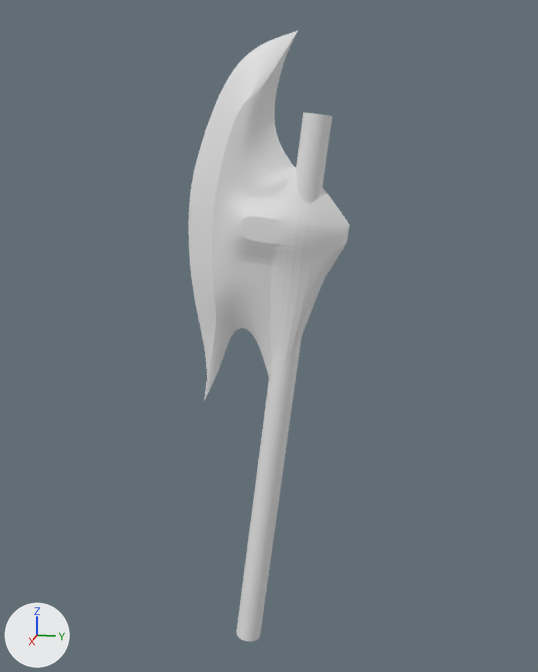
An edit to the Blender file Assets/Blends/axe_new.blend, drawn before and after from the same camera.
One viewpoint serves both versions: a 50 mm lens placed at (4.61, 1.06, 3.32), pointed at (-0.05, 0.13, 2.16). Every picture has the same lights, and +X, +Y and +Z are marked at lower left.

Names of what the first picture shows: 'Axe Head', 'Cylinder'.
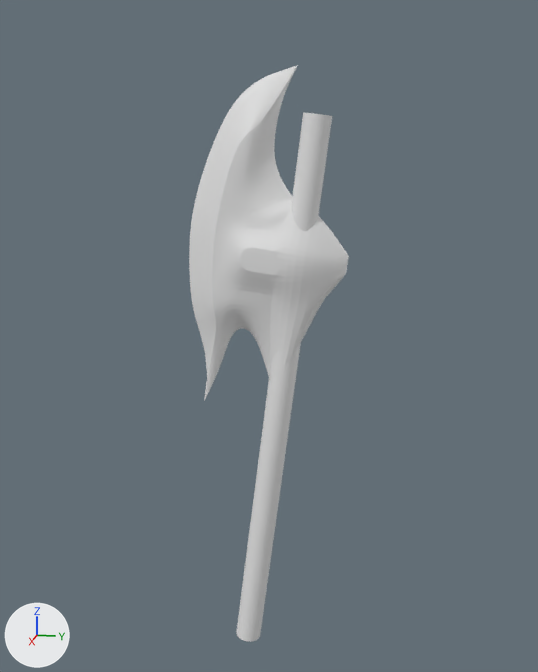
The change, as JSON lines over the scene's bpy script:
```json
{"block": "me_sphere", "where": "# used by ob_axe_head; location = (0.0, 0.0, 0.0); rotation_euler = (0.124, 0.0, -3.142), in degrees (7.1, 0, -180)"}
{"op": "remove", "block": "me_sphere", "code": "me_sphere.from_pydata(...)  # 82 vertices, 65 faces; spans x 0.0..0.17, y -0.27..0.76, z 1.64..4.03"}
{"op": "add", "block": "me_sphere", "code": "me_sphere.from_pydata(...)  # 82 vertices, 65 faces; spans x 0.0..0.17, y -0.3..0.73, z 1.64..3.84"}
{"block": "me_sphere", "change": "me_sphere part 1: 72 of 82 vertices moved; they spanned x 0.0..0.17, y -0.27..0.76, z 2.17..4.03 and now span x 0.0..0.17, y -0.3..0.73, z 2.13..3.84; mean shift (0.0, -0.02, -0.18); largest move (0.0, 0.36, 3.96) -> (0.0, 0.33, 3.77)"}
```

Changed parts and their boxes (x1, y1, x2, y2) in the pictures (538 x 672 px):
```json
{"object": "Axe Head", "change": "reshaped", "before": [189, 31, 349, 401], "after": [189, 65, 349, 401], "on screen": "9% shorter"}
```
